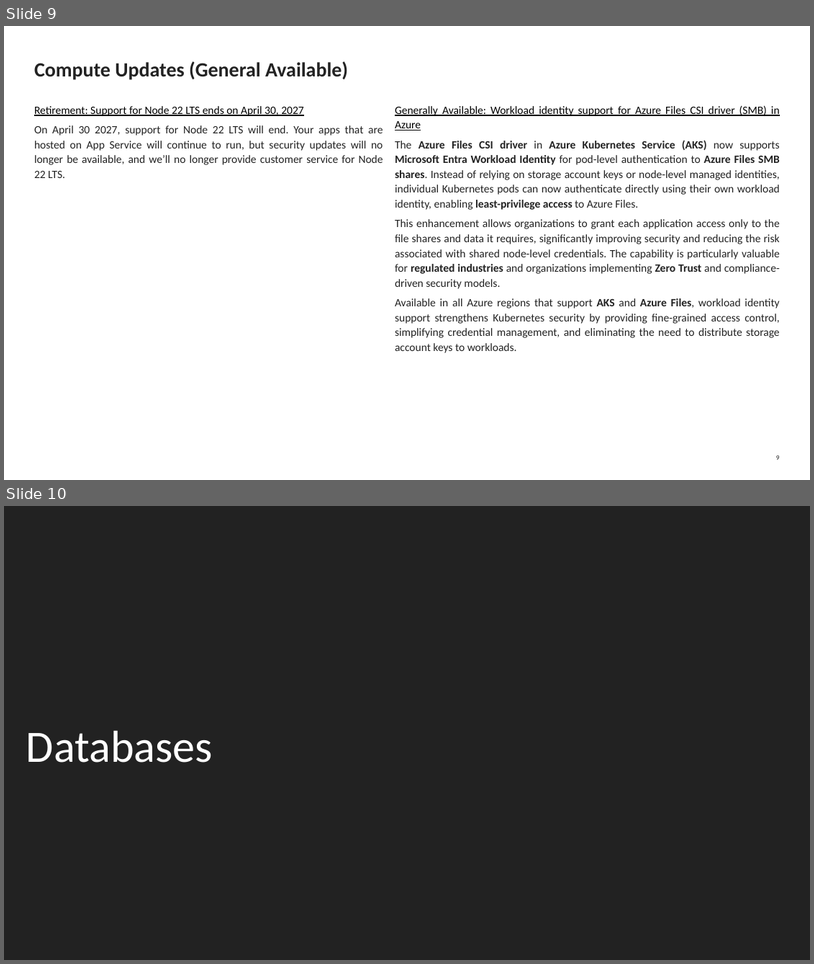
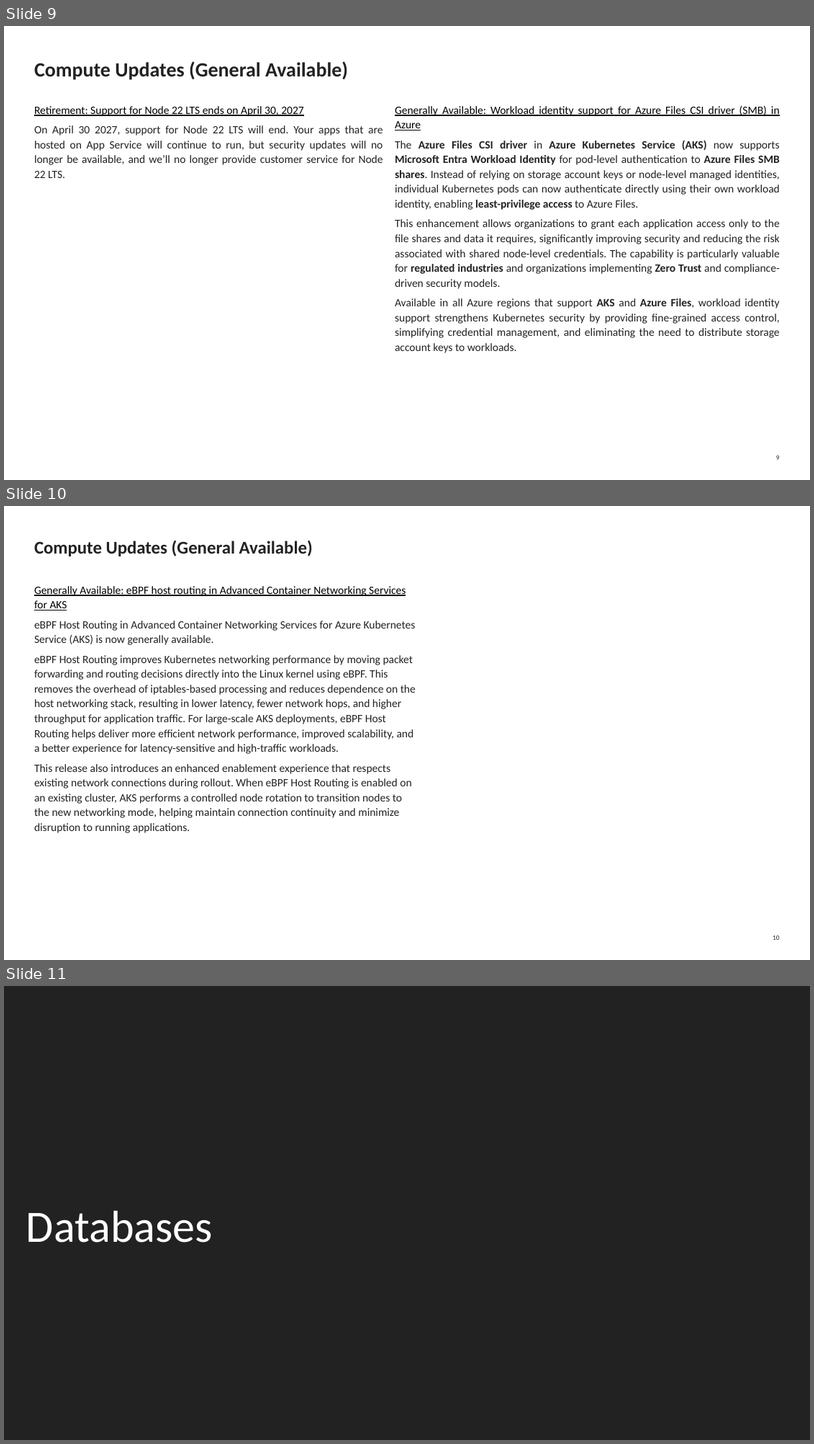
Before and after one commit to azureTimes/meetups, a slide deck: 00_presentation/2026/azureTimes221/AzureTimes_221.pptx. Shown one above the other, each under a label of ours: slides 9 and 10 before the commit, slides 9, 10 and 11 after it. The pictures are 814x964 and 814x1444 pixels, drawn with LibreOffice and Linux fonts; fonts in the diff are those of the drawing; background and template pictures are left out. Boxes give left, top, right and bottom in pixels: in the first picture for what was removed or moved away, otherwise in the second. Text is boxed around its words. In the diff, an @@ line names an element or a change of style, - is before the commit and + after.

```diff
--- a/00_presentation/2026/azureTimes221/AzureTimes_221.pptx
+++ b/00_presentation/2026/azureTimes221/AzureTimes_221.pptx
@@ slide 10 added at bbox=[4, 506, 810, 960], background #FFFFFF; not listed: 1 template element that a slide beside it also shows @@
@@ title added at bbox=[34, 540, 313, 556], 16 pt, text #222222, bold @@
+Compute Updates (General Available)
@@ text added at bbox=[34, 586, 416, 833], 10 pt, text #222222 @@
+Generally Available: eBPF host routing in Advanced Container Networking Services for AKS
+eBPF Host Routing in Advanced Container Networking Services for Azure Kubernetes Service (AKS) is now generally available.
+eBPF Host Routing improves Kubernetes networking performance by moving packet forwarding and routing decisions directly into the Linux kernel using eBPF. This removes the overhead of iptables-based processing and reduces dependence on the host networking stack, resulting in lower latency, fewer network hops, and higher throughput for application traffic. For large-scale AKS deployments, eBPF Host Routing helps deliver more efficient network performance, improved scalability, and a better experience for latency-sensitive and high-traffic workloads.
+This release also introduces an enhanced enablement experience that respects existing network connections during rollout. When eBPF Host Routing is enabled on an existing cluster, AKS performs a controlled node rotation to transition nodes to the new networking mode, helping maintain connection continuity and minimize disruption to running applications.
@@ what was slide 10 is now slide 11 @@
```
Also in this commit, not shown: 1 slide changed.
